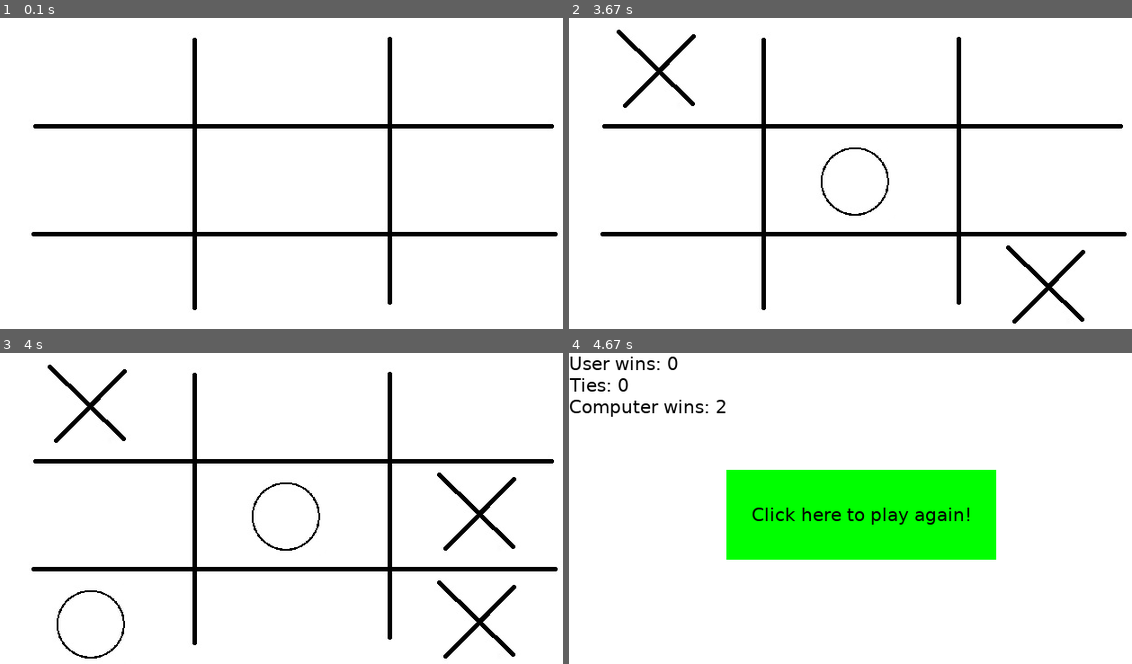
Above: before the commit, frames 1-4 (two rows, left to right).
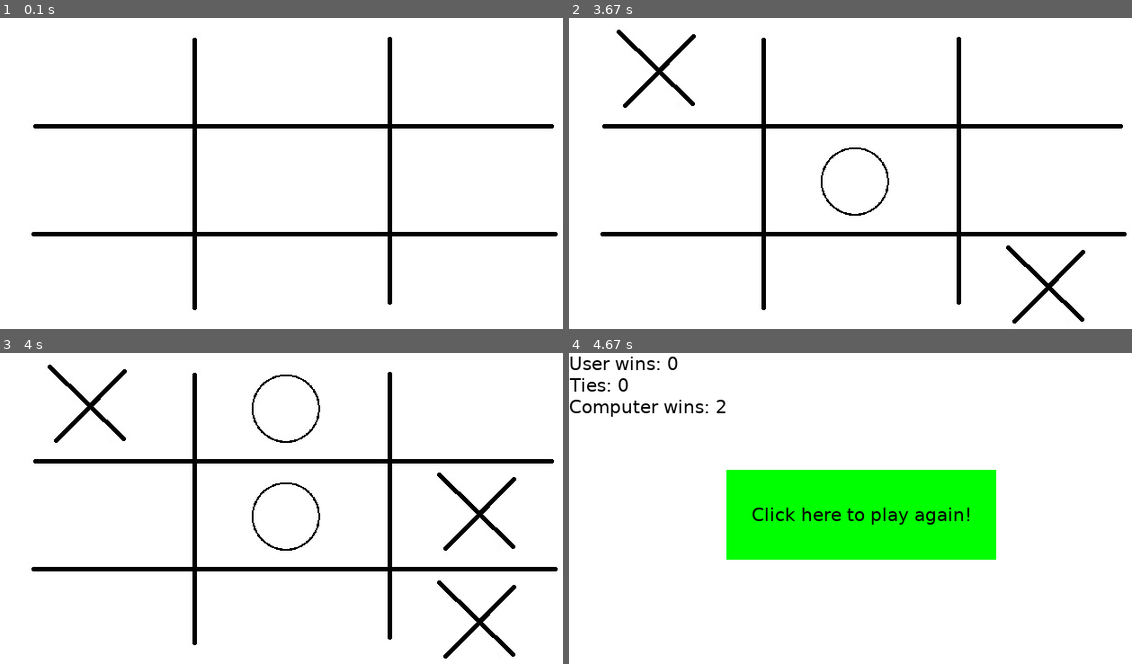
Above: after the commit, the same moments.

Repository: p-mckenzie/software-examples
Game: pygame game, started from tictactoe/PlayPygame.py
Same seed, same stepped clock (60 frames per second), same inputs: the game is played once before the commit and once after it.
Inputs (mouse positions are in pixels of both pictures, inside the frame that each line leads up to):
- Up to frame 1 (0.1 s): no input
- Up to frame 2 (3.67 s): click (861, 179) at 0.38 s; click (659, 179) at 0.8 s; click (675, 254) at 1.12 s; click (1075, 294) at 1.55 s; click (867, 213) at 2.58 s; move the mouse to (1081, 301) at 2.97 s; click (1081, 301) at 3.02 s; click (659, 70) at 3.43 s
- Up to frame 3 (4 s): click (444, 486) at 3.75 s
- Up to frame 4 (4.67 s): no input

Frames 1-2 are identical in both runs. In frame 3, 0.5% of the frame differs, in the area x 10-57%, y 6-99%; in frame 4, nothing differs.

Commit message:
split win/block

Diff:
--- a/tictactoe/BaseGame.py
+++ b/tictactoe/BaseGame.py
@@ -45,33 +45,50 @@
         else:
             return False
 
-    def make_computer_move(self):
-        # --------------- win or block ----------------------------
+    def twos(self, direction):
         for i in range(3):
             # check vertical
-            if abs(self.board[:,i].sum())==2 and np.abs(self.board[:,i]).sum()==2:
+            if self.board[:,i].sum()==direction*2:
                 self.board[:,i] = np.where(self.board[:,i]==0, self.user, self.board[:,i])
-                return
+                return True
 
-            elif abs(self.board[i,:].sum())==2 and np.abs(self.board[i,:]).sum()==2:
+            # check horizontal
+            elif self.board[i,:].sum()==direction*2:
                 self.board[i,:] = np.where(self.board[i,:]==0, self.user, self.board[i,:])
-                return
+                return True
 
         # check diagonal
-        if abs((self.board * np.identity(3)).sum())==2  and (np.abs(self.board) * np.identity(3)).sum()==2:
+        if (self.board * np.identity(3)).sum()==direction*2:
             self.board = np.where((np.identity(3)==1) & (self.board==0), self.user, self.board)
+            return True
+        elif (self.board * np.identity(3)[::-1]).sum()==direction*2:
+            self.board = np.where((np.identity(3)[::-1]==1) & (self.board==0), self.user, self.board)
+            return True
+
+        return False
+
+    def make_computer_move(self):
+        # --------------- win ----------------------------
+        if self.twos(self.user):
             return
-        elif abs((self.board * np.identity(3)[::-1]).sum())==2  and (np.abs(self.board) * np.identity(3)[::-1]).sum()==2:
-            self.board = np.where((np.identity(3)[::-1]==1) & (self.board==0), self.user, self.board)
+
+        # --------------- or block ----------------------------
+        if self.twos(-1*self.user):
             return
 
         # --------------- fork or block fork ----------------------------
+        # l fork in corners
         for i in range(4):
             if (np.all(self.board[np.rot90(self.corner,i)]==0) and
                   np.all(self.board[np.rot90(self.space,i)]==0) and
                  (np.all(self.board[np.rot90(self.fork,i)]==-1) or np.all(self.board[np.rot90(self.fork,i)]==1))):
                 self.board = np.where(np.rot90(self.corner,i), self.user, self.board)
                 return
+
+        # diagonal double fork (left and right)
+        if ((self.board!=0).sum()==3 and (self.board[np.identity(3, dtype=np.bool)[::-1]]==np.array([1,-1,1])).all() and (self.board[np.identity(3, dtype=np.bool)] == np.array([0,-1,0])).all()) or ((self.board!=0).sum()==3 and (self.board[np.identity(3, dtype=np.bool)]==np.array([1,-1,1])).all() and (self.board[np.identity(3, dtype=np.bool)[::-1]] == np.array([0,-1,0])).all()):
+            self.board[1,0] = self.user
+            return
 
         # --------------- center ----------------------------
         if self.board[1,1]==0:
@@ -146,3 +163,29 @@
             print("{} won by {}!".format(self.winner, self.how))
         else:
             print("It's a draw!")
+
+    def do_games(self):
+        log = []
+        while not self.game_finished:
+            if self.user==1:
+                # user has made fewer moves, so let them make the move
+
+                move =  np.random.randint(0,9)
+                while self.board[move//3, move%3]!=0:
+                    move =  np.random.randint(0,9)
+
+                self.board[move//3, move%3] = 1
+
+            else:
+                # make computer move
+                self.make_computer_move()
+
+            # check if the new move made either player win
+            self.game_finished = self.is_game_finished()
+            self.user *= -1
+            log.append(self.board.copy())
+
+        if self.winner==1:
+            print("Found one!")
+            for item in log:
+                print(item)
